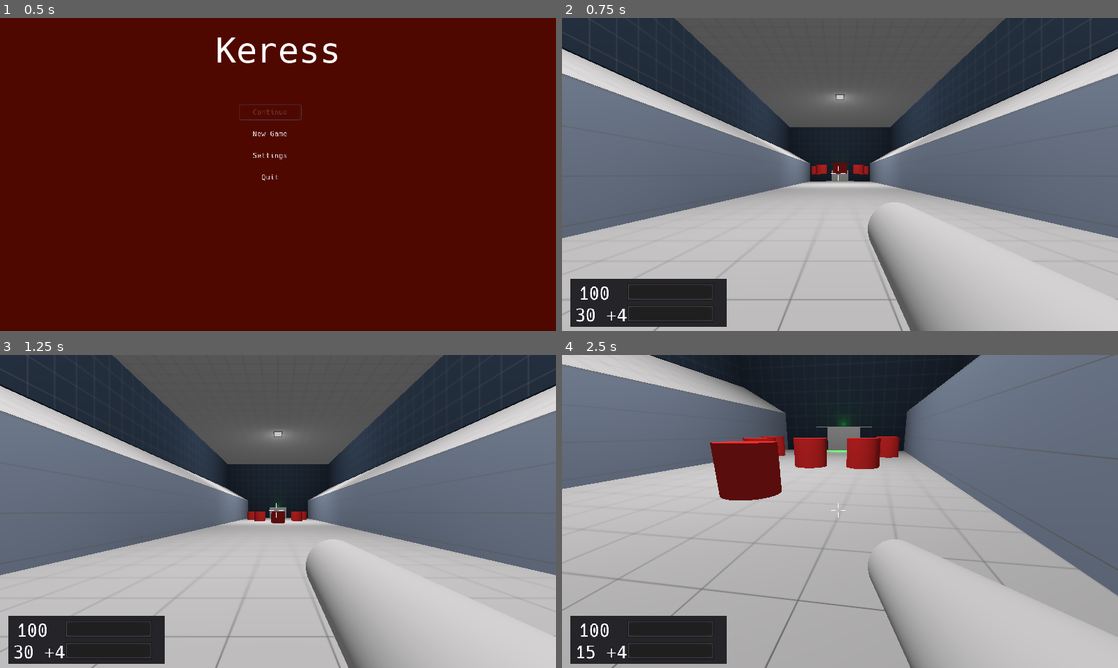
Above: before the commit, frames 1-4 (two rows, left to right).
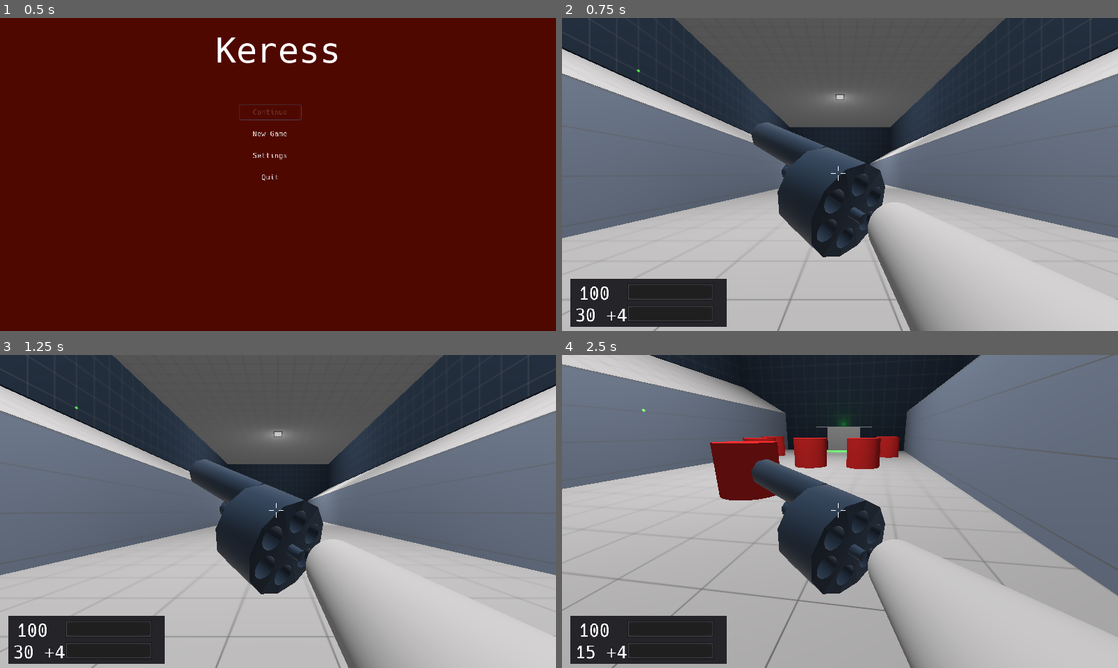
Above: after the commit, the same moments.

Repository: duckinator/keress
Game: Godot game, scene res://menus/MainMenu.tscn
Two runs of this game, one before a commit and one after it. Both use one fixed random seed, a clock stepped at 60 frames per second and the inputs below.
Inputs (mouse positions are in pixels of both pictures, inside the frame that each line leads up to):
- Up to frame 1 (0.5 s): no input
- Up to frame 2 (0.75 s): click "New Game" at 0.5 s
- Up to frame 3 (1.25 s): no input
- Up to frame 4 (2.5 s): tap Enter (ui_accept) at 1.25 s; move the mouse to (867, 511) at 1.27 s; press the mouse at (867, 511) at 1.28 s; hold W (movement_forward) from 1.28 s (still down); tap Space (movement_jump) at 1.52, 2.27 s; move the mouse to (812, 511) at 2.02 s; release the mouse at (812, 511) at 2.03 s; right-click (812, 511) at 2.1 s

Frame 1 is identical in both runs. In frame 2, 5.3% of the frame differs, in the area x 13-59%, y 16-77%; in frame 3, 5.3%; in frame 4, 5.8%, in the area x 14-59%, y 17-77%.

Commit message:
add the beginnings of a revolver

Diff:
--- /dev/null
+++ b/src/items/revolver/Revolver.tscn
@@ -0,0 +1,111 @@
+[gd_scene load_steps=2 format=2]
+
+[ext_resource path="res://items/revolver/RevolverMaterial.tres" type="Material" id=1]
+
+[node name="Revolver" type="Spatial"]
+
+[node name="CSGCombiner" type="CSGCombiner" parent="."]
+transform = Transform( 1, 0, 0, 0, 1, 0, 0, 0, 1, 0, 0, -1.6 )
+
+[node name="BarrelOuter" type="CSGCylinder" parent="CSGCombiner"]
+transform = Transform( 1, 0, 0, 0, -4.37114e-08, -1, 0, 1, -4.37114e-08, 0, 0, -2 )
+radius = 0.75
+height = 5.0
+material = ExtResource( 1 )
+
+[node name="BarrelInner" type="CSGCylinder" parent="CSGCombiner"]
+transform = Transform( 1, 0, 0, 0, -4.37114e-08, -1, 0, 1, -4.37114e-08, 0, 0, -2 )
+operation = 2
+radius = 0.4
+height = 5.2
+material = ExtResource( 1 )
+
+[node name="PegCatch" type="CSGCylinder" parent="CSGCombiner"]
+transform = Transform( 1, 0, 0, 0, -4.37114e-08, -1, 0, 1, -4.37114e-08, 0, -1, -0.6 )
+radius = 0.4
+height = 2.0
+material = ExtResource( 1 )
+
+[node name="PegCatchInner" type="CSGCylinder" parent="CSGCombiner"]
+transform = Transform( 1, 0, 0, 0, -4.37114e-08, -1, 0, 1, -4.37114e-08, 0, -1, -0.6 )
+operation = 2
+radius = 0.32
+height = 2.5
+material = ExtResource( 1 )
+
+[node name="Cylinder" type="CSGCombiner" parent="."]
+transform = Transform( 1, 0, 0, 0, -4.37114e-08, -1, 0, 1, -4.37114e-08, 0, -1, 0 )
+
+[node name="CSGCylinder" type="CSGCylinder" parent="Cylinder"]
+radius = 1.75
+height = 2.0
+sides = 12
+material = ExtResource( 1 )
+
+[node name="Peg" type="CSGCylinder" parent="Cylinder"]
+radius = 0.2
+height = 3.0
+material = ExtResource( 1 )
+
+[node name="Hole1" type="CSGCylinder" parent="Cylinder"]
+transform = Transform( 1, 0, 0, 0, 1, 0, 0, 0, 1, 0, 0, -1 )
+operation = 2
+radius = 0.4
+height = 2.2
+sides = 20
+material = ExtResource( 1 )
+
+[node name="Hole2" type="CSGCylinder" parent="Cylinder"]
+transform = Transform( 1, 0, 0, 0, 1, 0, 0, 0, 1, -1, 0, -0.5 )
+operation = 2
+radius = 0.4
+height = 2.2
+sides = 20
+material = ExtResource( 1 )
+
+[node name="Hole3" type="CSGCylinder" parent="Cylinder"]
+transform = Transform( 1, 0, 0, 0, 1, 0, 0, 0, 1, -1, 0, 0.5 )
+operation = 2
+radius = 0.4
+height = 2.2
+sides = 20
+material = ExtResource( 1 )
+
+[node name="Hole4" type="CSGCylinder" parent="Cylinder"]
+transform = Transform( 1, 0, 0, 0, 1, 0, 0, 0, 1, 0, 0, 1 )
+operation = 2
+radius = 0.4
+height = 2.2
+sides = 20
+material = ExtResource( 1 )
+
+[node name="Hole5" type="CSGCylinder" parent="Cylinder"]
+transform = Transform( 1, 0, 0, 0, 1, 0, 0, 0, 1, 1, 0, 0.5 )
+operation = 2
+radius = 0.4
+height = 2.2
+sides = 20
+material = ExtResource( 1 )
+
+[node name="Hole6" type="CSGCylinder" parent="Cylinder"]
+transform = Transform( 1, 0, 0, 0, 1, 0, 0, 0, 1, 1, 0, -0.5 )
+operation = 2
+radius = 0.4
+height = 2.2
+sides = 20
+material = ExtResource( 1 )
+
+[node name="Spatial" type="Spatial" parent="."]
+
+[node name="SpotLight" type="SpotLight" parent="Spatial"]
+transform = Transform( 1, 0, 0, 0, 1, 0, 0, 0, 1, 0, 0, -10 )
+light_color = Color( 0.254902, 1, 0, 1 )
+light_energy = 16.0
+spot_range = 200.0
+spot_attenuation = 0.00592077
+spot_angle = 0.3
+
+[node name="RayCast" type="RayCast" parent="Spatial"]
+cast_to = Vector3( 0, 0.1, -200 )
+
+[node name="MeshInstance" type="MeshInstance" parent="."]
--- /dev/null
+++ b/src/items/revolver/RevolverMaterial.tres
@@ -0,0 +1,18 @@
+[gd_resource type="SpatialMaterial" load_steps=5 format=2]
+
+[sub_resource type="Gradient" id=7]
+colors = PoolColorArray( 0.486275, 0.517647, 0.552941, 1, 0.901961, 0.94902, 0.996078, 1 )
+
+[sub_resource type="GradientTexture" id=8]
+gradient = SubResource( 7 )
+
+[sub_resource type="GradientTexture" id=9]
+
+[sub_resource type="GradientTexture" id=6]
+
+[resource]
+albedo_color = Color( 0.380392, 0.486275, 0.603922, 1 )
+albedo_texture = SubResource( 8 )
+metallic_texture = SubResource( 9 )
+roughness = 0.25
+roughness_texture = SubResource( 6 )
--- a/src/player/Player.tscn
+++ b/src/player/Player.tscn
@@ -1,8 +1,9 @@
-[gd_scene load_steps=8 format=2]
+[gd_scene load_steps=9 format=2]
 
 [ext_resource path="res://player/Player.gd" type="Script" id=1]
 [ext_resource path="res://items/pistol/Pistol.tscn" type="PackedScene" id=2]
-[ext_resource path="res://player/HUD.tscn" type="PackedScene" id=3]
+[ext_resource path="res://items/revolver/Revolver.tscn" type="PackedScene" id=3]
+[ext_resource path="res://player/HUD.tscn" type="PackedScene" id=4]
 
 [sub_resource type="CapsuleMesh" id=1]
 radius = 1.5
@@ -38,7 +39,10 @@
 [node name="Pistol" parent="RotationHelper" instance=ExtResource( 2 )]
 transform = Transform( 1, 0, 0, 0, 1, 0, 0, 0, 1, 0.5, -0.5, 0 )
 
-[node name="HUD" parent="." instance=ExtResource( 3 )]
+[node name="Revolver" parent="RotationHelper" instance=ExtResource( 3 )]
+transform = Transform( 0.353553, 0.120922, 0.332231, 0, 0.469846, -0.17101, -0.353553, 0.120922, 0.332231, 0, 0, -4 )
+
+[node name="HUD" parent="." instance=ExtResource( 4 )]
 
 [node name="DummyRigidBody" type="RigidBody" parent="."]
 transform = Transform( 1, 0, 0, 0, 1, 0, 0, 0, 1, 0, 10, 0 )
